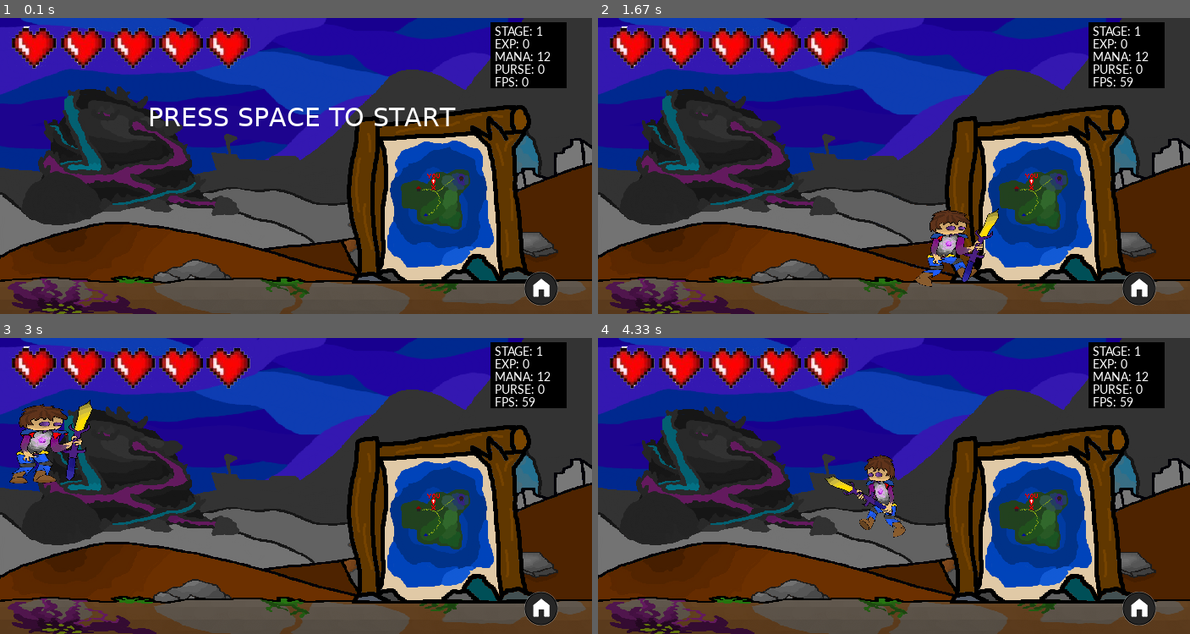
Above: before the commit, frames 1-4 (two rows, left to right).
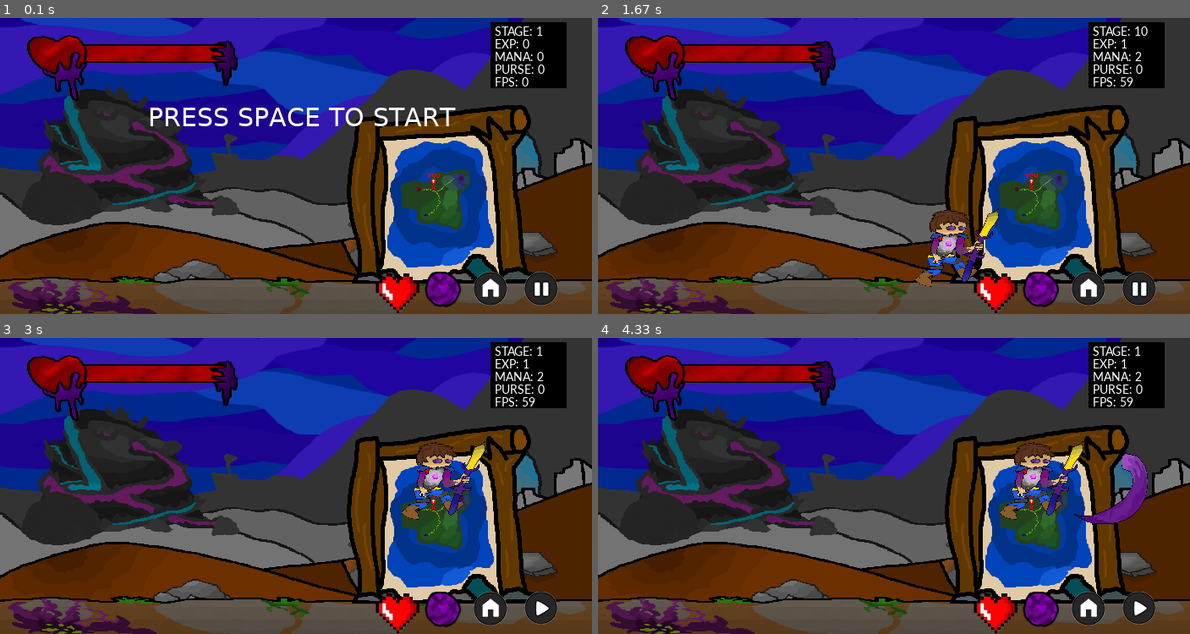
Above: after the commit, the same moments.

Repository: lolbit511/moribus-test-
Game: pygame game, started from Moribus/main.py
The game is run twice, just before and just after one commit, with the same random seed, the same clock (stepped at 60 frames per second) and the same inputs.
Inputs (mouse positions are in pixels of both pictures, inside the frame that each line leads up to):
- Up to frame 1 (0.1 s): no input
- Up to frame 2 (1.67 s): click "PRESS SPACE TO START" at 0.38 s; click (988, 290) at 0.72 s; click (1042, 290) at 1.05 s; hold Right from 1.33 s (still down); tap Space at 1.4 s
- Up to frame 3 (3 s): tap Space at 1.7, 2.57, 2.87 s; release Right at 1.8 s; click (544, 610) at 1.88 s; click (497, 610) at 2.22 s; hold Right 2.5-2.97 s
- Up to frame 4 (4.33 s): hold Left 3-3.53 s; tap Space at 3.07, 3.37, 3.63, 3.93 s; hold Left 3.57-3.97 s; click (905, 385) at 4.05 s

The runs differ from the first frame. In frame 1, 6.5% of the frame differs, in the area x 2-93%, y 2-100%; in frame 2, 6.6%; in frame 3, 10%; in frame 4, 10%, in the area x 2-95%, y 2-100%.

Commit message:
before attacking change
added new swing sprite
swing sprite has no effect as of now

Diff:
--- /dev/null
+++ b/Moribus/guru99.txt
@@ -0,0 +1,5 @@
+10
+1
+2
+0
+5
--- a/Moribus/main.py
+++ b/Moribus/main.py
@@ -36,6 +36,7 @@
 
 
 
+
 displaysurface = pygame.display.set_mode((WIDTH, HEIGHT))
 pygame.display.set_caption("Moribus")
 
@@ -68,12 +69,13 @@
     def __init__(self):
         super().__init__()
         self.image = pygame.image.load("images/heart5.png")
+        self.image = pygame.transform.scale(self.image, (300, 130))
 
     def render(self):
         displaysurface.blit(self.image, (10, 10))
 
 # Moved health bar animations out so all other classes have easy access
-health_ani = [pygame.image.load("images/heart0.png"), pygame.image.load("images/heart.png"),
+health_ani = [pygame.image.load("images/heart0.png"), pygame.image.load("images/heart1.png"),
                       pygame.image.load("images/heart2.png"), pygame.image.load("images/heart3.png"),
                       pygame.image.load("images/heart4.png"), pygame.image.load("images/heart5.png")]
 
@@ -110,7 +112,7 @@
         self.attack_frame = 0
         self.attCD = 40
 
-        self.experiance = 0
+        self.experience = 0
         self.mana = 0
         self.coin = 0
         self.magic_cooldown = 1
@@ -160,20 +162,21 @@
         #print(self.att_ani_L)
 
 
-    def player_hit(self): #new
-
-        #print("entering player hit")
-        if self.cooldown == False:
-
-            self.cooldown = True  # Enable the cooldown
-            pygame.time.set_timer(hit_cooldown, 1000)  # Resets cooldown in 1 second
-
-            self.health = self.health - 1
-            health.image = health_ani[self.health]
-
-            if self.health <= 0:
-                self.kill()
-                pygame.display.update()
+    def player_hit(self): #player
+        if GO.GameEnded == False:
+
+            #print("entering player hit")
+            if self.cooldown == False:
+
+                self.cooldown = True  # Enable the cooldown
+                pygame.time.set_timer(hit_cooldown, 1000)  # Resets cooldown in 1 second
+
+                self.health = self.health - 1
+                health.image = health_ani[self.health]
+
+                if self.health <= 0:
+                    self.kill()
+                    pygame.display.update()
 
     def move(self): #player
         if cursor.wait == 1: return
@@ -338,13 +341,20 @@
         self.imgdisp = 0
 
     def render(self, num):
-        if (num == 0):
+        if (num == 2):
             self.image = pygame.image.load("images/home_small.png")
+            self.vec = vec(560, 300)
         elif (num == 1):
             if cursor.wait == 0:
                 self.image = pygame.image.load("images/pause_small.png")
             else:
                 self.image = pygame.image.load("images/play_small.png")
+        elif (num == 3):
+            self.image = pygame.image.load("images/Shadow_Orb.png")
+            self.vec = vec(500, 300)
+        elif (num == 4):
+            self.image = pygame.image.load("images/heart.png")
+            self.vec = vec(440, 300)
 
         displaysurface.blit(self.image, self.vec)
 
@@ -381,7 +391,7 @@
         self.image = pygame.image.load("images/Map.png")
 
     def update(self):
-        if self.hide == False:
+        if self.hide == False and handler.world == 0:
             displaysurface.blit(self.image, (400, 100))
 
 
@@ -406,6 +416,25 @@
             self.kill()
 
 
+
+class GameOver(pygame.sprite.Sprite):
+    def __init__(self):
+        super().__init__()
+        self.headingFont = pygame.font.SysFont('Verdana', 60)
+        self.text = self.headingFont.render(("Game Over"), True, (157, 3, 252))
+        self.rect = self.text.get_rect()
+        self.posx = 175
+        self.posy = 100
+        self.display = False
+        self.GameEnded = False
+        self.clear = False
+
+    def GO_display(self):
+        if player.health == 0:
+            displaysurface.blit(self.text, (self.posx, self.posy))
+            self.GameEnded = True
+
+
 class StageDisplay(pygame.sprite.Sprite):
     def __init__(self):
         super().__init__()
@@ -438,6 +467,7 @@
             self.display = False
             self.kill()
 
+
 class StatusBar(pygame.sprite.Sprite):
     def __init__(self):
         super().__init__()
@@ -447,7 +477,7 @@
     def update_draw(self):
         # Create the text to be displayed
         text1 = smallerfont.render("STAGE: " + str(handler.stage), True, color_white)
-        text2 = smallerfont.render("EXP: " + str(player.experiance), True, color_white)
+        text2 = smallerfont.render("EXP: " + str(player.experience), True, color_white)
         text3 = smallerfont.render("MANA: " + str(player.mana), True, color_white)
         text4 = smallerfont.render("PURSE: " + str(player.coin), True, color_white)
         text5 = smallerfont.render("FPS: " + str(int(FPS_CLOCK.get_fps())), True, color_white)
@@ -478,7 +508,7 @@
         print(self.stage_enemies)
 
     def next_stage(self):  # Code for when the next stage is clicked
-        button.imgdisp = 1
+
         self.stage += 1
         self.enemy_count = 0
         self.dead_enemy_count = 0
@@ -520,8 +550,36 @@
         ground.image = pygame.image.load("images/Ground.png")
         ground.image = pygame.transform.scale(ground.image, (WIDTH,50))
 
-    # Code for when the next stage is clicked (reminder: ask question about this)
-
+    def saveG(self):
+        f = open("guru99.txt", "w")
+        # f=open("guru99.txt","a+")
+        #for i in range(10):
+
+        # everything that needs to be saved
+        f.write(str(handler.stage) + "\n")
+        f.write(str(player.experience) + "\n")
+        f.write(str(player.mana) + "\n")
+        f.write(str(player.coin) + "\n")
+        f.write(str(player.health) +"\n")
+
+        f.close()
+
+
+    def loadG(self):
+        #Open the file back and read the contents
+        f=open("guru99.txt", "r")
+        if f.mode == 'r':
+            handler.stage = int(f.readline())
+            player.experience = int(f.readline())
+            player.mana = int(f.readline())
+            player.coin = int(f.readline())
+            player.health = int(f.readline())
+
+        #or, readlines reads the individual line into a list
+        #fl = f.readlines()
+        #for x in fl:
+
+            #print(x)
 
 
     def stage_handler(self):
@@ -533,7 +591,7 @@
                          command=self.world1)
         button2 = Button(self.root, text="[Dungeon] Sabreclaw Wastelands", width=width, height=2,
                          command=self.world2)
-        button3 = Button(self.root, text="[Town] Tarnstead Village", width=width, height=2,
+        button3 = Button(self.root, text="[Town] Tarnstead Outlook", width=width, height=2,
                          command=self.world3)
         button4 = Button(self.root, text="[Dungeon] Iceborne Crypts", width=width, height=2,
                          command=self.world4)
@@ -552,37 +610,37 @@
         self.root.destroy()
         self.world = 1
         pygame.time.set_timer(self.enemy_generation, 2000)
-        button.imgdisp = 1
+
         Map.hide = True
         self.battle = True
         #mmanager.playsoundtrack(soundtrack[0], -1, 0.05)
 
     def world2(self):
         self.root.destroy()
-        background.bgimage = pygame.image.load("images/desert.jpg")
-        ground.image = pygame.image.load("images/desert_ground.png")
+        background.bgimage = pygame.image.load("images/wasteland.png")
+        ground.image = pygame.image.load("images/Ground.png")
 
         pygame.time.set_timer(self.enemy_generation2, 2500)
 
         self.world = 2
-        button.imgdisp = 1
+
         Map.hide = True
         self.battle = True
         #mmanager.playsoundtrack(soundtrack[1], -1, 0.05)
 
     def world3(self):
-        button.imgdisp = 1
+
         self.world = 3
         self.battle = True
         # Empty for now
 
     def world4(self):
-        button.imgdisp = 1
+
         self.battle = True
         # Empty for now
 
     def world5(self):
-        button.imgdisp = 1
+
         self.battle = True
         # Empty for now
 
@@ -637,14 +695,15 @@
         self.rect.center = self.pos  # Updates rect
 
     def player_hit(self): #enemy
+        if GO.GameEnded != True:
         # print("entering player hit")
-        if self.cooldown == False:
-            ####################################print("entered hit condition")
-            self.cooldown = True  # Enable the cooldown
-            pygame.time.set_timer(hit_cooldown, 1000)  # Resets cooldown in 1 second
-
-            ####################################print("hit")
-            pygame.display.update()
+            if self.cooldown == False:
+                ####################################print("entered hit condition")
+                self.cooldown = True  # Enable the cooldown
+                pygame.time.set_timer(hit_cooldown, 1000)  # Resets cooldown in 1 second
+
+                ####################################print("hit")
+                pygame.display.update()
 
     def update(self): #enemy
         if cursor.wait == 1: return
@@ -659,7 +718,7 @@
         # Activates upon either of the two expressions being true
         if hits and player.attacking == True or f_hits:
             if player.mana < 100: player.mana += self.mana  # Release mana
-            player.experiance += 1  # Release expeiriance
+            player.experience += 1  # Release expeiriance
             self.kill()
             handler.dead_enemy_count += 1
             #print(handler.dead_enemy_count)
@@ -694,20 +753,20 @@
 class Bolt(pygame.sprite.Sprite):
     def __init__(self, x, y, d):
         super().__init__()
-        self.image = pygame.image.load("images/Shadow_Orb.png")
+        self.image = pygame.image.load("images/sabreclaw.png")
         self.rect = self.image.get_rect()
         self.rect.x = x + 15
         self.rect.y = y + 20
         self.direction = d
 
     def fire(self):
-        # Runs while the fireball is still within the screen w/ extra margin
+        # Runs while the fireball is still within the screen w/ extra margind
         if -10 < self.rect.x < 710:
             if self.direction == 0:
-                self.image = pygame.image.load("images/Shadow_Orb.png")
+                self.image = pygame.image.load("images/sabreclaw.png")
                 displaysurface.blit(self.image, self.rect)
             else:
-                self.image = pygame.image.load("images/Shadow_Orb.png")
+                self.image = pygame.transform.flip(pygame.image.load("images/sabreclaw.png"), True, False)
                 displaysurface.blit(self.image, self.rect)
 
             if self.direction == 0:
@@ -799,6 +858,7 @@
 
 
     def update(self):
+
         # Checks for collision with the Player
         hits = pygame.sprite.spritecollide(self, Playergroup, False)
 
@@ -811,7 +871,7 @@
             handler.dead_enemy_count += 1
 
             if player.mana < 100: player.mana += self.mana  # Release mana
-            player.experiance += 1  # Release expeiriance
+            player.experience += 1  # Release expeiriance
 
             rand_num = numpy.random.uniform(0, 100)
             item_no = 0
@@ -895,8 +955,41 @@
             player.attacking = False
 
 
-
-
+class swing(pygame.sprite.Sprite):
+    def __init__(self):
+        super().__init__()
+        self.direction = player.direction
+        if self.direction == "RIGHT":
+            self.image = pygame.transform.flip(pygame.image.load("images/swing.png"), True, False)
+            self.image = pygame.transform.scale(self.image, (105, 105))
+        else:
+            self.image = pygame.image.load("images/swing.png")
+            self.image = pygame.transform.scale(self.image, (105, 105))
+        self.rect = self.image.get_rect(center=player.pos)
+        self.rect.x = player.pos.x
+        self.rect.y = player.pos.y - 70
+
+    def attack(self):
+        print(abs(player.rect.x - self.rect.x))
+
+        if abs(player.rect.x - self.rect.x) < 100:
+            print("passed")
+            if self.direction == "RIGHT":
+                #self.image = pygame.transform.flip(pygame.image.load("images/swing.png"), True, False)
+                #self.image = pygame.transform.scale(self.image, (105, 105))
+                displaysurface.blit(self.image, self.rect)
+            else:
+                #self.image = pygame.image.load("images/swing.png")
+                #self.image = pygame.transform.scale(self.image, (105, 105))
+                displaysurface.blit(self.image, self.rect)
+
+            if self.direction == "RIGHT":
+                self.rect.move_ip(3, 0)
+            else:
+                self.rect.move_ip(-3, 0)
+        else:
+            self.kill()
+            player.attacking = False
 
 attackCD = 1
 
@@ -906,10 +999,15 @@
 ground_group.add(ground)
 
 Items = pygame.sprite.Group()
-button = PButton()
+Pause = PButton()
+Home = PButton()
+savebutton = PButton()
+loadbutton = PButton()
+
 cursor = Cursor()
 Fireballs = pygame.sprite.Group()
 Bolts = pygame.sprite.Group()
+Swings = pygame.sprite.Group()
 
 player = Player()
 Playergroup = pygame.sprite.Group()
@@ -927,6 +1025,7 @@
 handler = EventHandler()
 stage_display = StageDisplay()
 menu_display = MenuDisplay()
+GO = GameOver()
 
 # Music and Sound
 #soundtrack = ["Twilight_Plains_music", "Sabreclaw_wastelands_music"]
@@ -950,10 +1049,10 @@
 status_bar = StatusBar()
 
 while True:
-    #print(player.experiance)
+    #print(player.experience)
 
     #player.health = 5  # cheat code 1
-    player.mana = 12  # cheat code 2
+    #player.mana = 12  # cheat code 2
     #nEventHandler.phase = 100  # cheat code 3
 
     a = datetime.datetime.now()
@@ -970,14 +1069,24 @@
             # For events that occur upon clicking the mouse (left click)
         if event.type == pygame.MOUSEBUTTONDOWN:
             if 620 <= mouse[0] <= 670 and 300 <= mouse[1] <= 345:
-                if button.imgdisp == 1:
-                    cursor.pause()
-                elif button.imgdisp == 0:
-                    handler.home()
+                cursor.pause()
+            if 560 <= mouse[0] <= 610 and 300 <= mouse[1] <= 345:
+                handler.home()
+            if 500 <= mouse[0] <= 550 and 300 <= mouse[1] <= 345:
+                handler.saveG()
+            if 440 <= mouse[0] <= 490 and 300 <= mouse[1] <= 345:
+                handler.loadG()
+
+
             elif 0 <= mouse[0] <= 700 and 0 <= mouse[1] <= 300 and event.button == 1: # attacking
-                player.attack()
-                player.attacking = True
-                print("attack")
+                #player.attack()
+                #player.attacking = True
+                #print("attack")
+                #print("swung")
+                if player.attacking == False:
+                    player.attacking = True
+                    SW = swing()
+                    Swings.add(SW)
             elif 0 <= mouse[0] <= 700 and 0 <= mouse[1] <= 300 and player.magic_cooldown == 1 and event.button == 3:
                 print("fired")
                 if player.mana >= 6:
@@ -1050,7 +1159,10 @@
     background.render()
     ground.render()
     Map.update()
-    button.render(button.imgdisp)
+    Pause.render(1)
+    Home.render(2)
+    savebutton.render(3)
+    loadbutton.render(4)
     cursor.hover()
 
     if player.health > 0:
@@ -1088,6 +1200,8 @@
         i.render()
         i.update()
 
+    for SW in Swings:
+        SW.attack()
     for ball in Fireballs:
         ball.fire()
     for bolt in Bolts:
@@ -1095,7 +1209,7 @@
 
 
     if player.startdone == False:
-        if player.start == True : ###############################################################################################################################################
+        if player.start == True :
             player.image = pygame.transform.scale(player.image, (80, 80))
             player.start = False
             menu_display.display = False
@@ -1122,15 +1236,24 @@
 
     #print(stage_display.clear)
     # Status bar update and render
+
+    GO.GO_display()
+
     displaysurface.blit(status_bar.surf, (580, 5))
     status_bar.update_draw()
     handler.update()
 
 
+
+
+    health.image = pygame.transform.scale(health.image, (280, 90)) #####################################################################################################################################################################
+    background.bgimage = pygame.transform.scale(background.bgimage, (WIDTH, HEIGHT))
+
+
     pygame.display.update()
     FPS_CLOCK.tick(FPS)
 
 
     b = datetime.datetime.now()
-    #print(b - a)
+    #print(GO.GameEnded)
     #print(player.jump_timer)
Renamed: Moribus/images/desert.jpg -> Moribus/archived images/desert.jpg
Renamed: Moribus/images/desert_ground.png -> Moribus/archived images/desert_ground.png
Binary file added: Moribus/archived images/heart0.png
Binary file added: Moribus/archived images/heart0uncropped.png
Binary file added: Moribus/archived images/heart1uncropped.png
Binary file added: Moribus/archived images/heart2.png
Binary file added: Moribus/archived images/heart2uncropped.png
Binary file added: Moribus/archived images/heart3.png
Binary file added: Moribus/archived images/heart3uncropped.png
Binary file added: Moribus/archived images/heart4.png
Binary file added: Moribus/archived images/heart4uncropped.png
Binary file added: Moribus/archived images/heart5.png
(and 11 more such lines)
